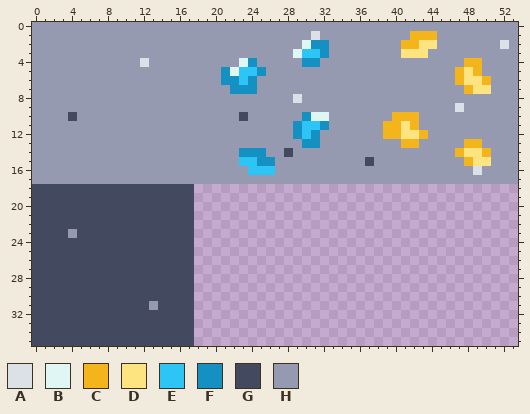
Pixel-art sprite: heightmap/ores.png. Above, as it was before the edit.
The file is 54x36 pixels.
Palette (. is transparent): A #dce1e7  B #dff6f5  C #f4b41b  D #fee481  E #2cc5f6  F #1490c3  G #434a5f  H #959ab1
Pixels before, first column x 0:
 0 HHHHHHHHHHHHHHHHHHHHHHHHHHHHHHHHHHHHHHHHHHHHHHHHHHHHHH
 1 HHHHHHHHHHHHHHHHHHHHHHHHHHHHHHHAHHHHHHHHHHCCCHHHHHHHHH
 2 HHHHHHHHHHHHHHHHHHHHHHHHHHHHHHBFFHHHHHHHHCCDDHHHHHHHAH
 3 HHHHHHHHHHHHHHHHHHHHHHHHHHHHHBEEFHHHHHHHHDDDHHHHHHHHHH
 4 HHHHHHHHHHHHAHHHHHHHHHHBFHHHHHFFHHHHHHHHHHHHHHHHCCHHHH
 5 HHHHHHHHHHHHHHHHHHHHHFBEEFHHHHHHHHHHHHHHHHHHHHHCDCHHHH
 6 HHHHHHHHHHHHHHHHHHHHHFFEFHHHHHHHHHHHHHHHHHHHHHHCDDCHHH
 7 HHHHHHHHHHHHHHHHHHHHHHFFFHHHHHHHHHHHHHHHHHHHHHHHCDDHHH
 8 HHHHHHHHHHHHHHHHHHHHHHHHHHHHHAHHHHHHHHHHHHHHHHHHHHHHHH
 9 HHHHHHHHHHHHHHHHHHHHHHHHHHHHHHHHHHHHHHHHHHHHHHHAHHHHHH
10 HHHHGHHHHHHHHHHHHHHHHHHGHHHHHHFBBHHHHHHHCCCHHHHHHHHHHH
11 HHHHHHHHHHHHHHHHHHHHHHHHHHHHHFEEFHHHHHHCCDCHHHHHHHHHHH
12 HHHHHHHHHHHHHHHHHHHHHHHHHHHHHFEFHHHHHHHCCDDCHHHHHHHHHH
13 HHHHHHHHHHHHHHHHHHHHHHHHHHHHHHFFHHHHHHHHHCCHHHHHCCHHHH
14 HHHHHHHHHHHHHHHHHHHHHHHFFFHHGHHHHHHHHHHHHHHHHHHCDDCHHH
15 HHHHHHHHHHHHHHHHHHHHHHHEEFFHHHHHHHHHHGHHHHHHHHHHCDDHHH
16 HHHHHHHHHHHHHHHHHHHHHHHHEEEHHHHHHHHHHHHHHHHHHHHHHAHHHH
17 HHHHHHHHHHHHHHHHHHHHHHHHHHHHHHHHHHHHHHHHHHHHHHHHHHHHHH
18 GGGGGGGGGGGGGGGGGG....................................
19 GGGGGGGGGGGGGGGGGG....................................
20 GGGGGGGGGGGGGGGGGG....................................
21 GGGGGGGGGGGGGGGGGG....................................
22 GGGGGGGGGGGGGGGGGG....................................
23 GGGGHGGGGGGGGGGGGG....................................
24 GGGGGGGGGGGGGGGGGG....................................
25 GGGGGGGGGGGGGGGGGG....................................
26 GGGGGGGGGGGGGGGGGG....................................
27 GGGGGGGGGGGGGGGGGG....................................
28 GGGGGGGGGGGGGGGGGG....................................
29 GGGGGGGGGGGGGGGGGG....................................
30 GGGGGGGGGGGGGGGGGG....................................
31 GGGGGGGGGGGGGHGGGG....................................
32 GGGGGGGGGGGGGGGGGG....................................
33 GGGGGGGGGGGGGGGGGG....................................
34 GGGGGGGGGGGGGGGGGG....................................
35 GGGGGGGGGGGGGGGGGG....................................
After:
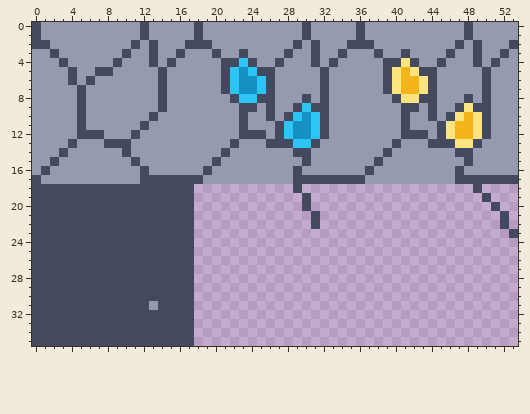
Change:
y 0: x 0 H -> G; x 12 H -> G; x 18 H -> G; x 30 H -> G; x 36 H -> G; x 48 H -> G
y 1: x 0 H -> G; x 12 H -> G; x 18 H -> G; x 30..31 HA -> GH; x 36 H -> G; x 42..44 CCC -> HHH; x 48 H -> G
y 2: x 0..1 HH -> GG; x 11 H -> G; x 13 H -> G; x 17..19 HHH -> GGG; x 29..32 HBFF -> GHGH; x 35..37 HHH -> GGG; x 41..44 CCDD -> HHHH; x 47 H -> G; x 49 H -> G; x 52..53 AH -> HG
y 3: x 2 H -> G; x 10 H -> G; x 13 H -> G; x 16 H -> G; x 20 H -> G; x 23 H -> G; x 28..32 HBEEF -> GHHGH; x 34 H -> G; x 38 H -> G; x 41..43 DDD -> GHH; x 46 H -> G; x 49 H -> G; x 52 H -> G
y 4: x 3 H -> G; x 9 H -> G; x 12..13 AH -> HG; x 15 H -> G; x 21..24 HHBF -> GGEG; x 27 H -> G; x 30..31 FF -> HG; x 33 H -> G; x 39..42 HHHH -> GGDG; x 45 H -> G; x 48..49 CC -> HG; x 51 H -> G
y 5: x 4 H -> G; x 7..8 HH -> GG; x 14 H -> G; x 21..23 FBE -> GEF; x 25..26 FH -> GG; x 32 H -> G; x 39..44 HHHHHH -> GDCDGG; x 47..50 CDCH -> HHHG
y 6: x 4 H -> G; x 6 H -> G; x 14 H -> G; x 21..23 FFE -> GEF; x 25..26 HH -> EG; x 32 H -> G; x 39..44 HHHHHH -> GDCCDG; x 47..50 CDDC -> HHHG
y 7: x 5 H -> G; x 14 H -> G; x 21..22 HF -> GE; x 25..26 HH -> EG; x 32 H -> G; x 39..44 HHHHHH -> GDCCDG; x 48..50 CDD -> HHG
y 8: x 5 H -> G; x 14 H -> G; x 22..26 HHHHH -> GEEGG; x 29..30 AH -> HG; x 32 H -> G; x 40..44 HHHHH -> GDDGG; x 48 H -> G; x 50 H -> G
y 9: x 5 H -> G; x 14 H -> G; x 23..24 HH -> GG; x 26 H -> G; x 29..32 HHHH -> GEGG; x 41..42 HH -> GG; x 44 H -> G; x 47..50 AHHH -> GDGG
y 10: x 4..5 GH -> HG; x 13 H -> G; x 26 H -> G; x 28..29 HH -> GE; x 31..32 BB -> EG; x 40..42 CCC -> HGH; x 44 H -> G; x 46..50 HHHHH -> GDCDG
y 11: x 5 H -> G; x 12 H -> G; x 23 H -> G; x 27..28 HH -> GE; x 30 E -> F; x 32 F -> G; x 39..42 CCDC -> HHGH; x 45..50 HHHHHH -> GDCCDG
y 12: x 5..7 HHH -> GGG; x 11 H -> G; x 23..25 HHH -> GGG; x 27..28 HH -> GE; x 30..32 EFH -> FEG; x 39..43 CCDDC -> HHGGG; x 45..50 HHHHHH -> GDCCDG
y 13: x 4 H -> G; x 8..10 HHH -> GGG; x 22 H -> G; x 26..31 HHHHFF -> GGGEEG; x 40..42 HCC -> GHH; x 44..49 HHHHCC -> GGGDDG
y 14: x 3 H -> G; x 10 H -> G; x 21 H -> G; x 23..25 FFF -> HHH; x 28..30 GHH -> HGG; x 39 H -> G; x 47..50 CDDC -> GGHH
y 15: x 2 H -> G; x 11 H -> G; x 20 H -> G; x 23..26 EEFF -> HHHH; x 30 H -> G; x 37..38 GH -> HG; x 48..50 CDD -> GHH
y 16: x 1 H -> G; x 12 H -> G; x 19 H -> G; x 24..26 EEE -> HHH; x 29 H -> G; x 37 H -> G; x 47 H -> G; x 49 A -> H
y 17: x 0 H -> G; x 12..18 HHHHHHH -> GGGGGGG; x 29..36 HHHHHHHH -> GGGGGGGG; x 47..53 HHHHHHH -> GGGGGGG
y 18: x 29 . -> G; x 49 . -> G
y 19: x 30 . -> G; x 50 . -> G
y 20: x 30 . -> G; x 51 . -> G
y 21..22: x 31 . -> G; x 52 . -> G
y 23: x 4 H -> G; x 53 . -> G
Boxes around the changes in both pictures, in picture pixels (x1, y1, x2, y2):
changed: (32, 22, 518, 238)
